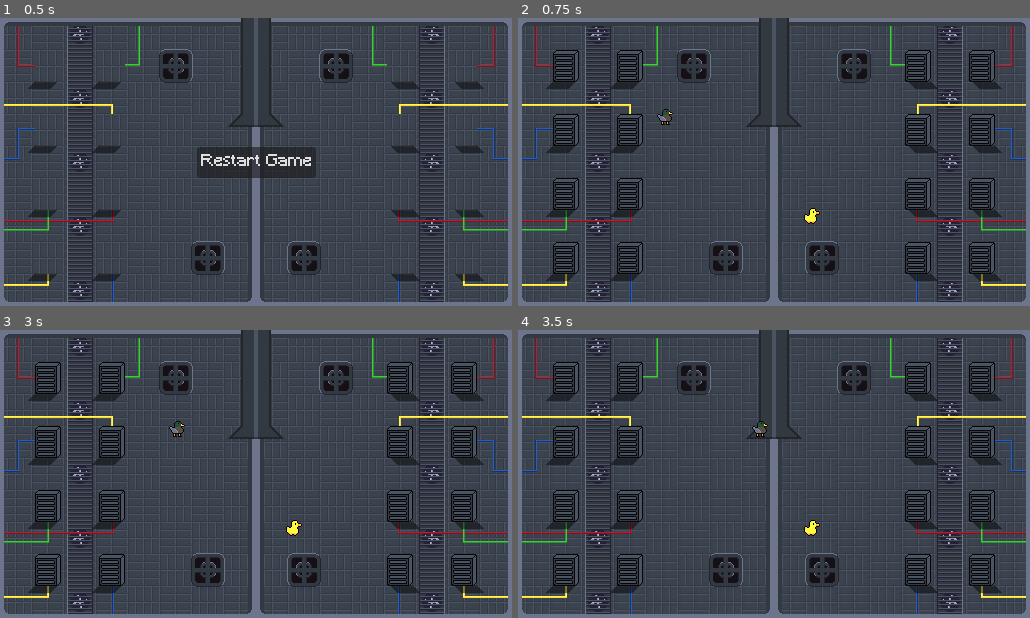
Above: before the commit, frames 1-4 (two rows, left to right).
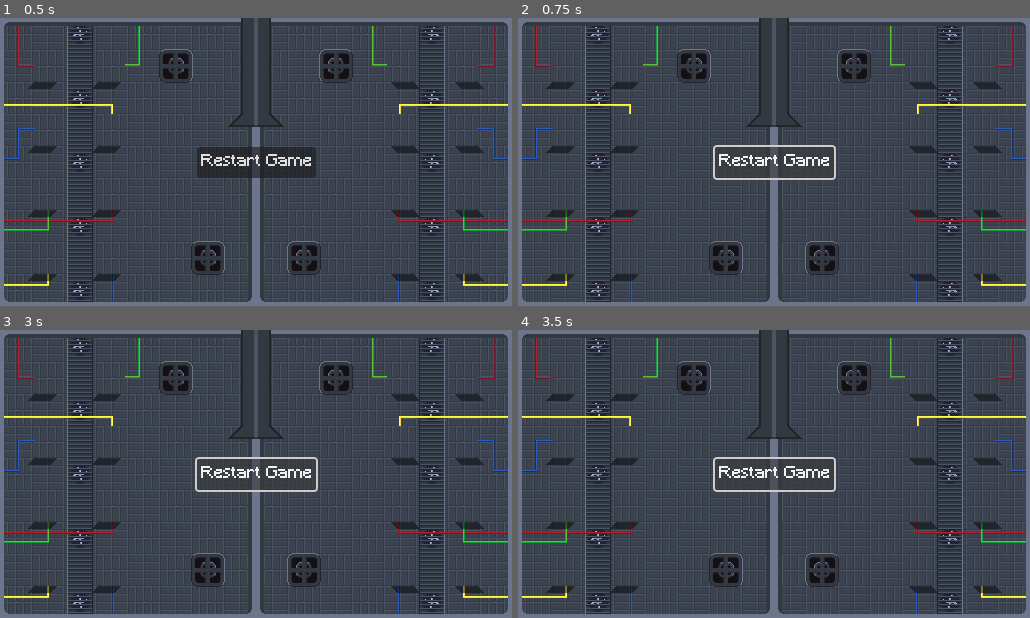
Above: after the commit, the same moments.

Repository: Joinsider/HetznerGamejam2025
Game: Godot game, scene res://scene/GameOver.tscn
Same seed, same stepped clock (60 frames per second), same inputs: the game is played once before the commit and once after it.
Inputs (mouse positions are in pixels of both pictures, inside the frame that each line leads up to):
- Up to frame 1 (0.5 s): no input
- Up to frame 2 (0.75 s): click "Restart Game" at 0.5 s
- Up to frame 3 (3 s): click (256, 474) at 1.25 s, where only the run after the commit has a clickable "Restart Game"; click (256, 474) at 2 s, where only the run after the commit has a clickable "Restart Game"; tap Enter at 2.75 s; hold D (player0_right) from 2.78 s (still down)
- Up to frame 4 (3.5 s): keep holding D (player0_right)

Frame 1 is identical in both runs. In frame 2, 5.9% of the frame differs, in the area x 6-94%, y 11-89%; in frame 3, 5.9%; in frame 4, 5.9%.

Commit message:
Updated Machines. Added interactions

Diff:
--- a/project.godot
+++ b/project.godot
@@ -22,6 +22,11 @@
 window/size/mode=2
 window/size/initial_screen=1
 window/stretch/mode="canvas_items"
+
+[gui]
+
+theme/custom="uid://ctbe20oi50s8b"
+theme/custom_font="uid://bcbvw8rdcndk"
 
 [input]
 
@@ -65,11 +70,16 @@
 "events": [Object(InputEventKey,"resource_local_to_scene":false,"resource_name":"","device":-1,"window_id":0,"alt_press …(195 unchanged characters)…
 ]
 }
-
-[gui]
-
-theme/custom="uid://ctbe20oi50s8b"
-theme/custom_font="uid://bcbvw8rdcndk"
+player0_interact={
+"deadzone": 0.2,
+"events": [Object(InputEventKey,"resource_local_to_scene":false,"resource_name":"","device":-1,"window_id":0,"alt_pressed":false,"shift_pressed":false,"ctrl_pressed":false,"meta_pressed":false,"pressed":false,"keycode":0,"physical_keycode":69,"key_label":0,"unicode":101,"location":0,"echo":false,"script":null)
+]
+}
+player1_interact={
+"deadzone": 0.2,
+"events": [Object(InputEventKey,"resource_local_to_scene":false,"resource_name":"","device":-1,"window_id":0,"alt_pressed":false,"shift_pressed":false,"ctrl_pressed":false,"meta_pressed":false,"pressed":false,"keycode":0,"physical_keycode":4194326,"key_label":0,"unicode":0,"location":2,"echo":false,"script":null)
+]
+}
 
 [rendering]
 
--- a/scene/GameOver.tscn
+++ b/scene/GameOver.tscn
@@ -1,7 +1,7 @@
 [gd_scene load_steps=3 format=3 uid="uid://b7s2d5a3qd8a5"]
 
-[ext_resource type="Texture2D" uid="uid://b4aam2qwjkaiv" path="res://sprites/Background.png" id="1_0mfy4"]
-[ext_resource type="Script" uid="uid://boxuse4uiil6r" path="res://scene/restartGame.gd" id="2_tbok3"]
+[ext_resource type="Texture2D" uid="uid://8pyutmsfoh6e" path="res://sprites/Background.png" id="1_0mfy4"]
+[ext_resource type="Script" uid="uid://c0qemsmbw1rwj" path="res://scripts/restartGame.gd" id="2_tbok3"]
 
 [node name="Node2D" type="Node2D"]
 
--- a/scene/machine/0server.tscn
+++ /dev/null
@@ -1,8 +0,0 @@
-[gd_scene load_steps=2 format=3 uid="uid://610r2hnyq8u4"]
-
-[ext_resource type="Texture2D" uid="uid://b6s53ofxsmg1r" path="res://sprites/Server-0.png" id="1_8uenf"]
-
-[node name="0Server" type="Node2D"]
-
-[node name="Sprite2D" type="Sprite2D" parent="."]
-texture = ExtResource("1_8uenf")
--- a/scene/machine/1server.tscn
+++ /dev/null
@@ -1,8 +0,0 @@
-[gd_scene load_steps=2 format=3 uid="uid://dj8qmbycx38ru"]
-
-[ext_resource type="Texture2D" uid="uid://p4tr2qkrvpfb" path="res://sprites/Server-1.png" id="1_0swqo"]
-
-[node name="1Server" type="Node2D"]
-
-[node name="Sprite2D" type="Sprite2D" parent="."]
-texture = ExtResource("1_0swqo")
--- a/scene/machine/2server.tscn
+++ /dev/null
@@ -1,8 +0,0 @@
-[gd_scene load_steps=2 format=3 uid="uid://daltawwh7fejv"]
-
-[ext_resource type="Texture2D" uid="uid://bg71v6ptpp8tr" path="res://sprites/Server-2.png" id="1_8csj4"]
-
-[node name="2Server" type="Node2D"]
-
-[node name="Sprite2D" type="Sprite2D" parent="."]
-texture = ExtResource("1_8csj4")
--- a/scene/machine/3server.tscn
+++ /dev/null
@@ -1,8 +0,0 @@
-[gd_scene load_steps=2 format=3 uid="uid://drpthrbyh6458"]
-
-[ext_resource type="Texture2D" uid="uid://c022yvp6emj2c" path="res://sprites/Server-3.png" id="1_8qv7u"]
-
-[node name="3Server" type="Node2D"]
-
-[node name="Sprite2D" type="Sprite2D" parent="."]
-texture = ExtResource("1_8qv7u")
--- a/scene/machine/4server.tscn
+++ /dev/null
@@ -1,8 +0,0 @@
-[gd_scene load_steps=2 format=3 uid="uid://d1lqfkxg4p0ww"]
-
-[ext_resource type="Texture2D" uid="uid://cgaf5r4blqs5k" path="res://sprites/Server-4.png" id="1_fmkym"]
-
-[node name="4Server" type="Node2D"]
-
-[node name="Sprite2D" type="Sprite2D" parent="."]
-texture = ExtResource("1_fmkym")
--- a/scene/machine/5server.tscn
+++ /dev/null
@@ -1,8 +0,0 @@
-[gd_scene load_steps=2 format=3 uid="uid://bcvy8bbn2ulqp"]
-
-[ext_resource type="Texture2D" uid="uid://cr6ic8kcb86lm" path="res://sprites/Server-5.png" id="1_yqx62"]
-
-[node name="5Server" type="Node2D"]
-
-[node name="Sprite2D" type="Sprite2D" parent="."]
-texture = ExtResource("1_yqx62")
--- a/scene/main.tscn
+++ b/scene/main.tscn
@@ -2,7 +2,7 @@
 
 [ext_resource type="TileSet" uid="uid://cbf4m3yaaxdjn" path="res://tileSet/tileSetMaschines.tres" id="1_itxqv"]
 [ext_resource type="PackedScene" uid="uid://cr6pmkx3fod6e" path="res://scene/player.tscn" id="2_v0l8b"]
-[ext_resource type="Texture2D" uid="uid://8pyutmsfoh6e" path="res://sprites/background.png" id="2_wp4xf"]
+[ext_resource type="Texture2D" uid="uid://8pyutmsfoh6e" path="res://sprites/Background.png" id="2_wp4xf"]
 
 [sub_resource type="RectangleShape2D" id="RectangleShape2D_wp4xf"]
 size = Vector2(512, 100)
--- a/scene/restartGame.gd
+++ /dev/null
@@ -1,9 +0,0 @@
-extends Control
-
-func _ready():
-	# Connect the button's pressed signal to our function
-	$Button.connect("pressed", _on_restart_button_pressed)
-
-func _on_restart_button_pressed():
-	# Change to the main scene
-	get_tree().change_scene_to_file("res://scene/main.tscn")
--- a/scripts/player.gd
+++ b/scripts/player.gd
@@ -1,7 +1,7 @@
 extends CharacterBody2D
 
 
-@export var SPEED = 150.0
+@export var SPEED = 50.0
 @export var Player = 0
 
 
--- a/tileSet/tileSetMaschines.tres
+++ b/tileSet/tileSetMaschines.tres
@@ -1,19 +1,9 @@
-[gd_resource type="TileSet" load_steps=8 format=3 uid="uid://cbf4m3yaaxdjn"]
+[gd_resource type="TileSet" load_steps=3 format=3 uid="uid://cbf4m3yaaxdjn"]
 
-[ext_resource type="PackedScene" uid="uid://610r2hnyq8u4" path="res://scene/machine/0server.tscn" id="1_uc8s7"]
-[ext_resource type="PackedScene" uid="uid://dj8qmbycx38ru" path="res://scene/machine/1server.tscn" id="2_b3rc3"]
-[ext_resource type="PackedScene" uid="uid://daltawwh7fejv" path="res://scene/machine/2server.tscn" id="3_6o15m"]
-[ext_resource type="PackedScene" uid="uid://drpthrbyh6458" path="res://scene/machine/3server.tscn" id="4_ajyxn"]
-[ext_resource type="PackedScene" uid="uid://d1lqfkxg4p0ww" path="res://scene/machine/4server.tscn" id="5_oefbo"]
-[ext_resource type="PackedScene" uid="uid://bcvy8bbn2ulqp" path="res://scene/machine/5server.tscn" id="6_i32fm"]
+[ext_resource type="PackedScene" uid="uid://610r2hnyq8u4" path="res://scene/machine/server.tscn" id="1_uc8s7"]
 
 [sub_resource type="TileSetScenesCollectionSource" id="TileSetScenesCollectionSource_2vnxw"]
 scenes/1/scene = ExtResource("1_uc8s7")
-scenes/2/scene = ExtResource("2_b3rc3")
-scenes/3/scene = ExtResource("3_6o15m")
-scenes/4/scene = ExtResource("4_ajyxn")
-scenes/5/scene = ExtResource("5_oefbo")
-scenes/6/scene = ExtResource("6_i32fm")
 
 [resource]
 tile_size = Vector2i(32, 32)
Not shown, changed: sprites/Background.png.import
